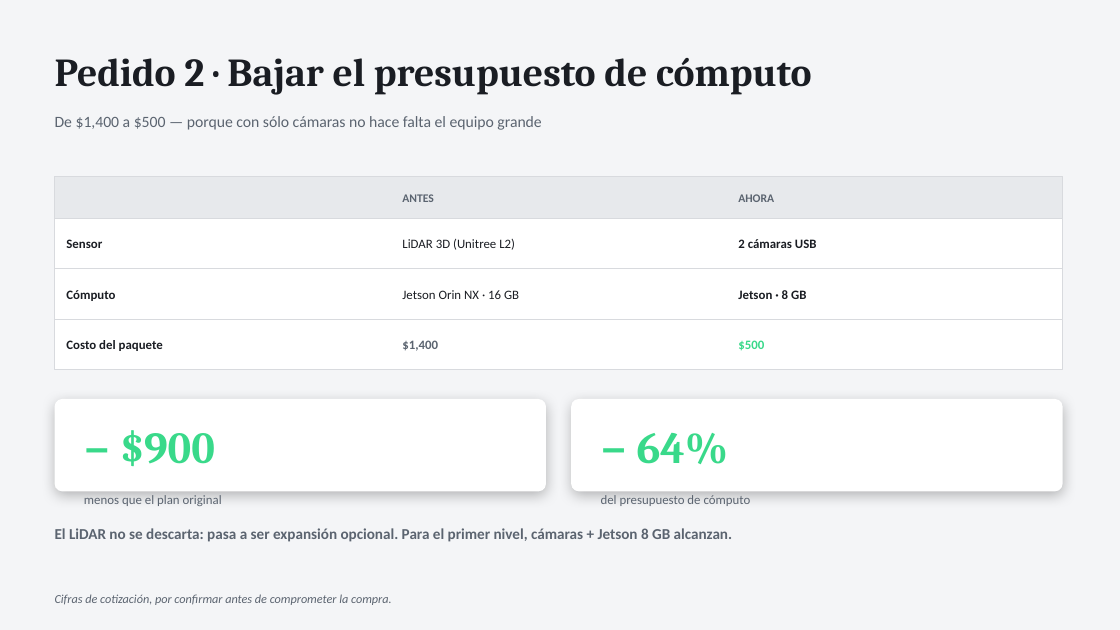
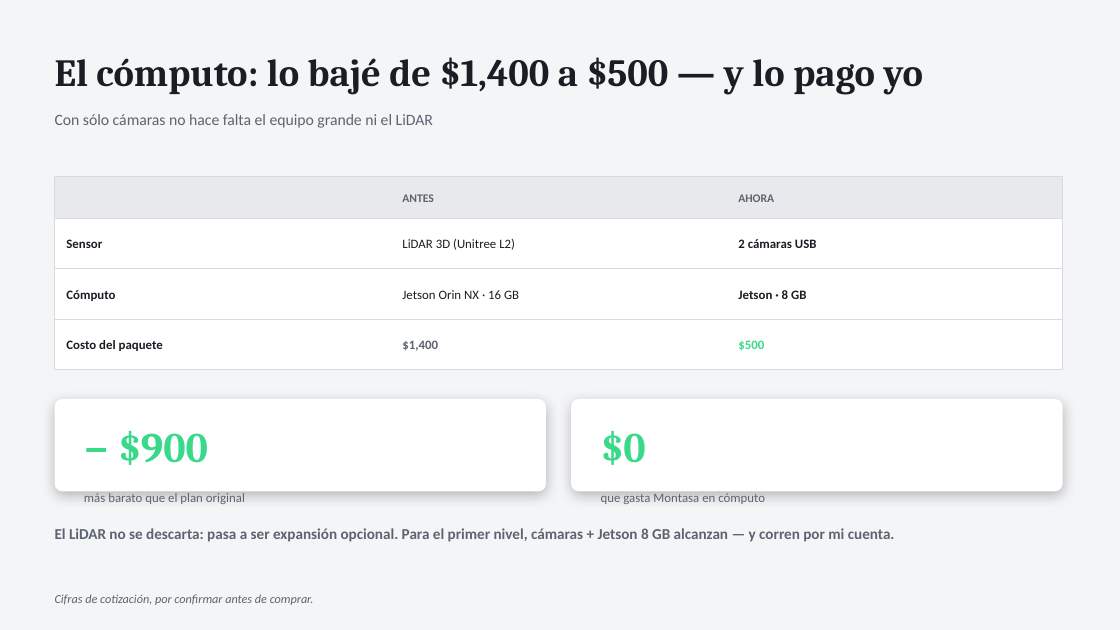
Before and after one commit to Rodzilla-TheCreator/tata, a slide deck: slide 10 of presentaciones/TaTa_Estado_y_Pedido_Omar.pptx (slide 8 before the commit). Drawn at 1120x630 pixels with LibreOffice and Linux fonts; fonts in the diff are those of the drawing. Boxes give left, top, right and bottom in pixels: in the first picture for what was removed or moved away, otherwise in the second. Text is boxed around its words. In the diff, an @@ line names an element or a change of style, - is before the commit and + after.

```diff
--- a/presentaciones/TaTa_Estado_y_Pedido_Omar.pptx
+++ b/presentaciones/TaTa_Estado_y_Pedido_Omar.pptx
@@ text at [55, 57, 923, 95]: text changed; size 34 to 33 pt @@
-Pedido 2 · Bajar el presupuesto de cómputo
+El cómputo: lo bajé de $1,400 a $500 — y lo pago yo
@@ text at [55, 114, 433, 128]: text changed @@
-De $1,400 a $500 — porque con sólo cámaras no hace falta el equipo grande
+Con sólo cámaras no hace falta el equipo grande ni el LiDAR
@@ text "− $900" at [118, 431, 208, 465]: size 38 to 36 pt @@
@@ text at [601, 431, 646, 465]: text changed; size 38 to 36 pt @@
-− 64%
+$0
@@ text at [84, 493, 245, 504]: text changed @@
-menos que el plan original
+más barato que el plan original
@@ text at [601, 493, 765, 504]: text changed @@
-del presupuesto de cómputo
+que gasta Montasa en cómputo
@@ text at [55, 528, 895, 542]: text changed @@
-El LiDAR no se descarta: pasa a ser expansión opcional. Para el primer nivel, cámaras + Jetson 8 GB alcanzan.
+El LiDAR no se descarta: pasa a ser expansión opcional. Para el primer nivel, cámaras + Jetson 8 GB alcanzan — y corren por mi cuenta.
@@ text at [55, 594, 314, 605]: text changed @@
-Cifras de cotización, por confirmar antes de comprometer la compra.
+Cifras de cotización, por confirmar antes de comprar.
```
Also in this commit, not shown: 7 other slides changed, 3 slides added, 1 slide removed, 5 other files.
